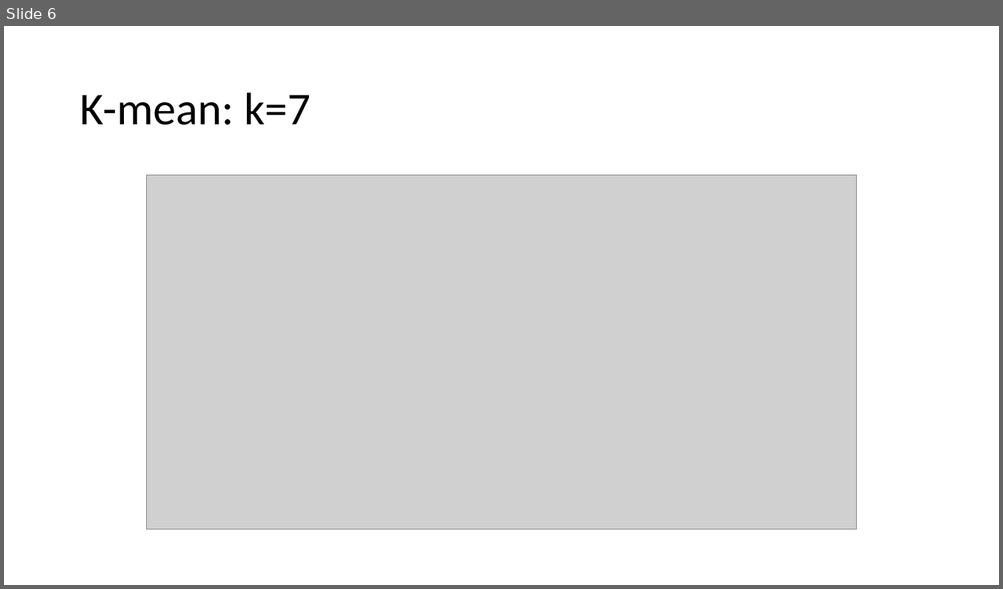
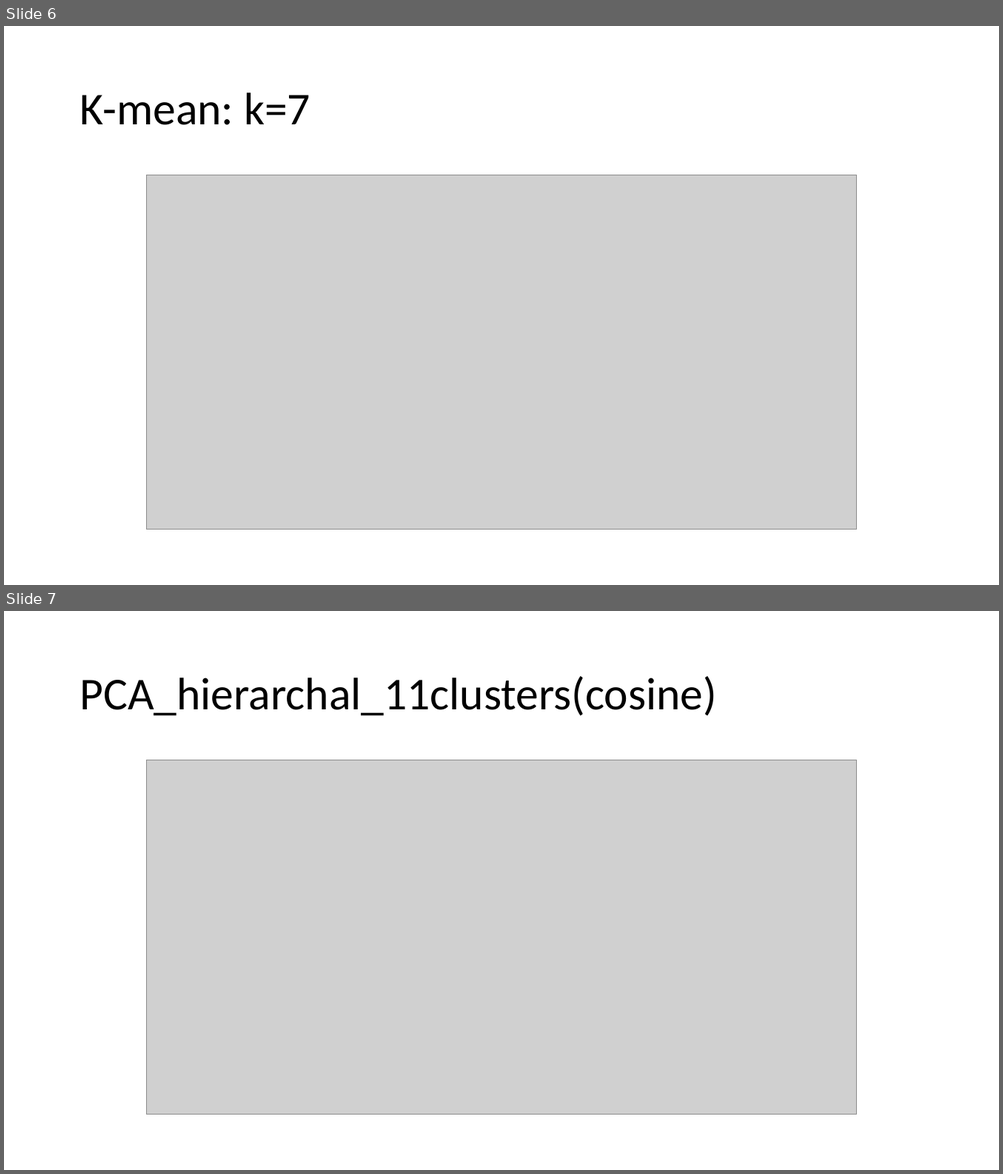
Before and after one commit to clintko/DukeDataPlus2018_DLSC, a slide deck: process_images/meeting618.pptx. Shown one above the other, each under a label of ours: slide 6 before the commit, slides 6 and 7 after it. The pictures are 1003x589 and 1003x1174 pixels, drawn with LibreOffice and Linux fonts; fonts in the diff are those of the drawing; grey boxes stand for pictures. Boxes give left, top, right and bottom in pixels: in the first picture for what was removed or moved away, otherwise in the second. Text is boxed around its words. In the diff, an @@ line names an element or a change of style, - is before the commit and + after.

```diff
--- a/process_images/meeting618.pptx
+++ b/process_images/meeting618.pptx
@@ slide 7 added at bbox=[4, 611, 999, 1170], background #FFFFFF @@
@@ title added at bbox=[79, 676, 717, 716], 44 pt, text #000000 @@
+PCA_hierarchal_11clusters(cosine)
@@ picture added at bbox=[147, 760, 856, 1116] @@
```
Also in this commit, not shown: 7 other slides added, 1 slide removed, 8 other files.
